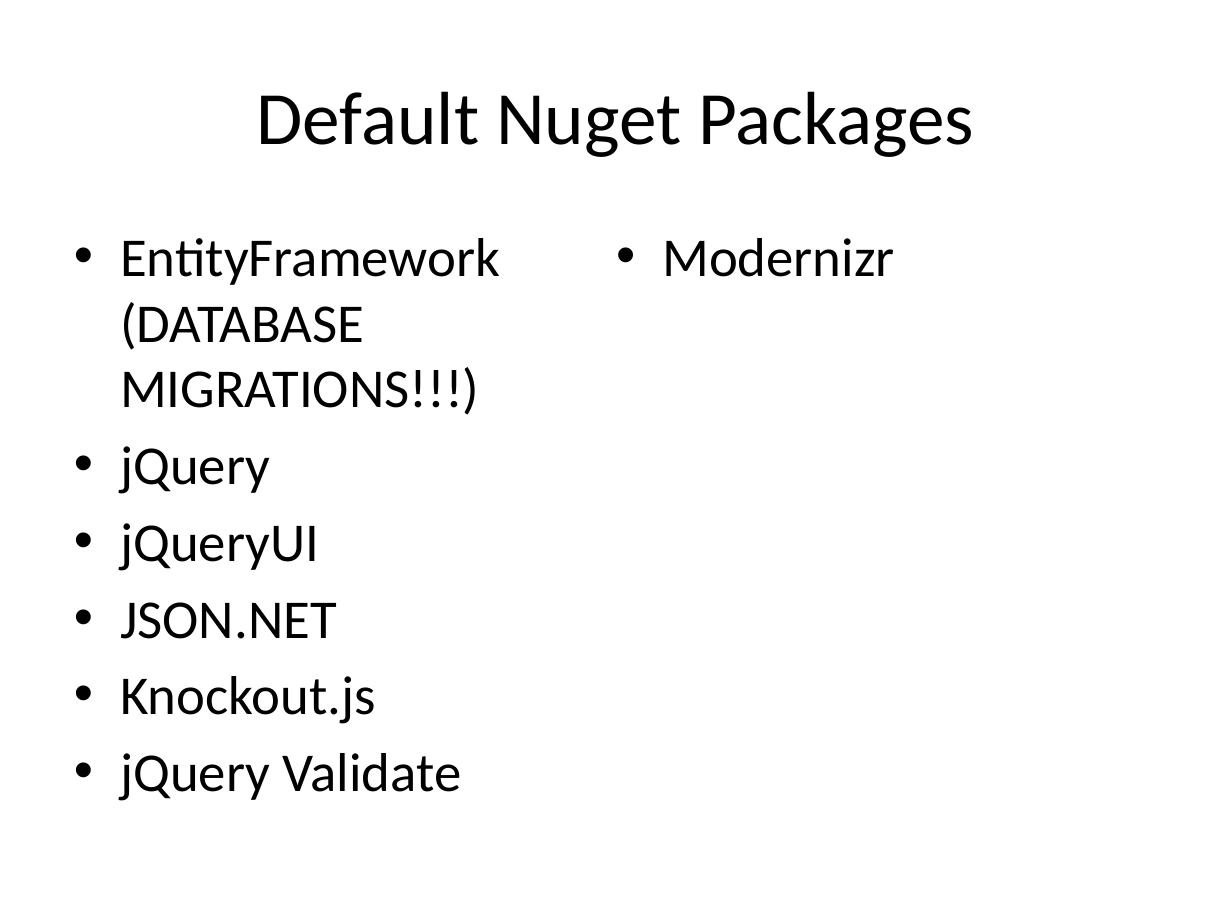
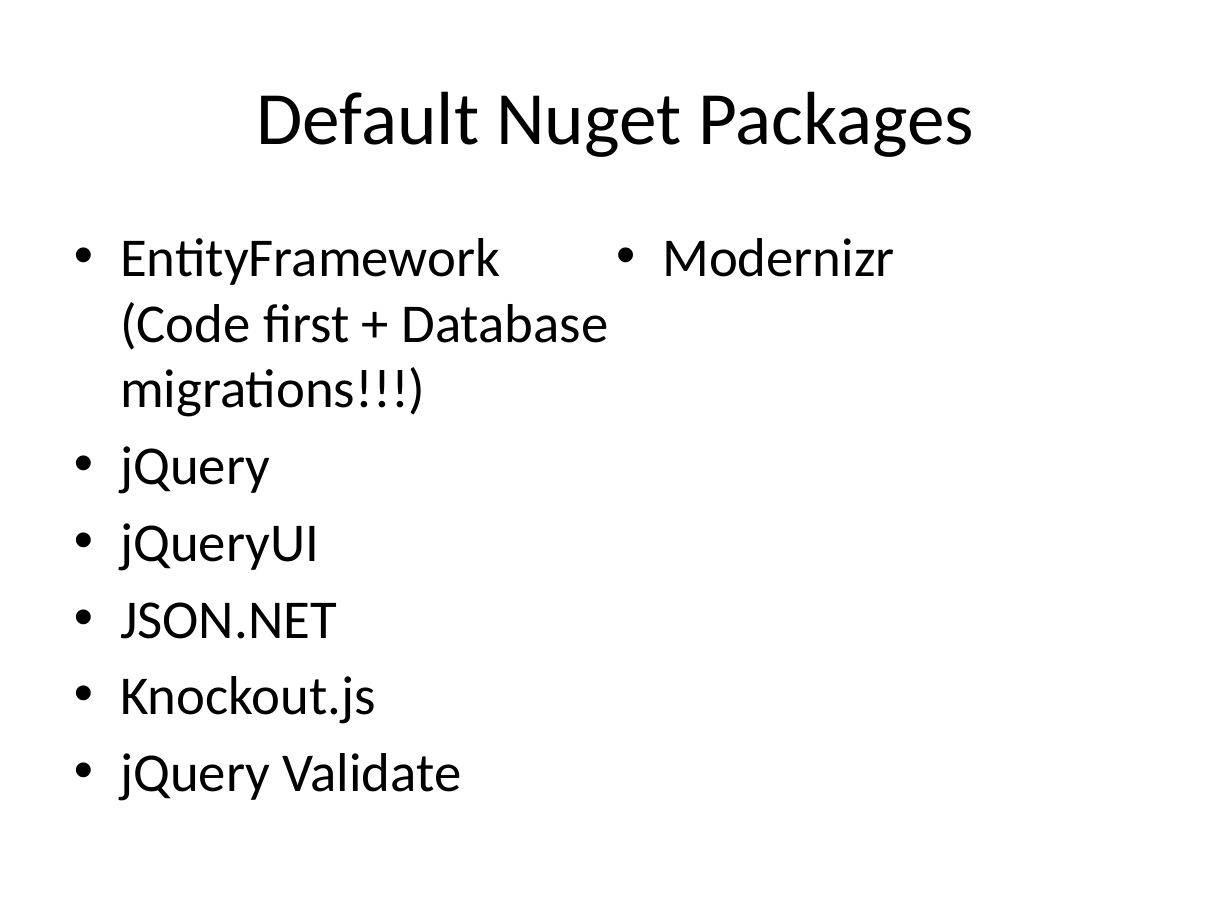
Before and after one commit to alexdresko/TheWayOfTheAlex, a slide deck: slide 6 of Dev/Docs/Starting New Web Projects.pptx. Drawn at 1232x924 pixels with LibreOffice and Linux fonts; fonts in the diff are those of the drawing. Boxes give left, top, right and bottom in pixels: in the first picture for what was removed or moved away, otherwise in the second. Text is boxed around its words. In the diff, an @@ line names an element or a change of style, - is before the commit and + after.

```diff
--- a/Dev/Docs/Starting New Web Projects.pptx
+++ b/Dev/Docs/Starting New Web Projects.pptx
@@ text at (120, 238, 608, 417): text changed @@
-• EntityFramework (DATABASE MIGRATIONS!!!)
+• EntityFramework (Code first + Database migrations!!!)
```
Also in this commit, not shown: 2 other slides changed, 38 other files.
